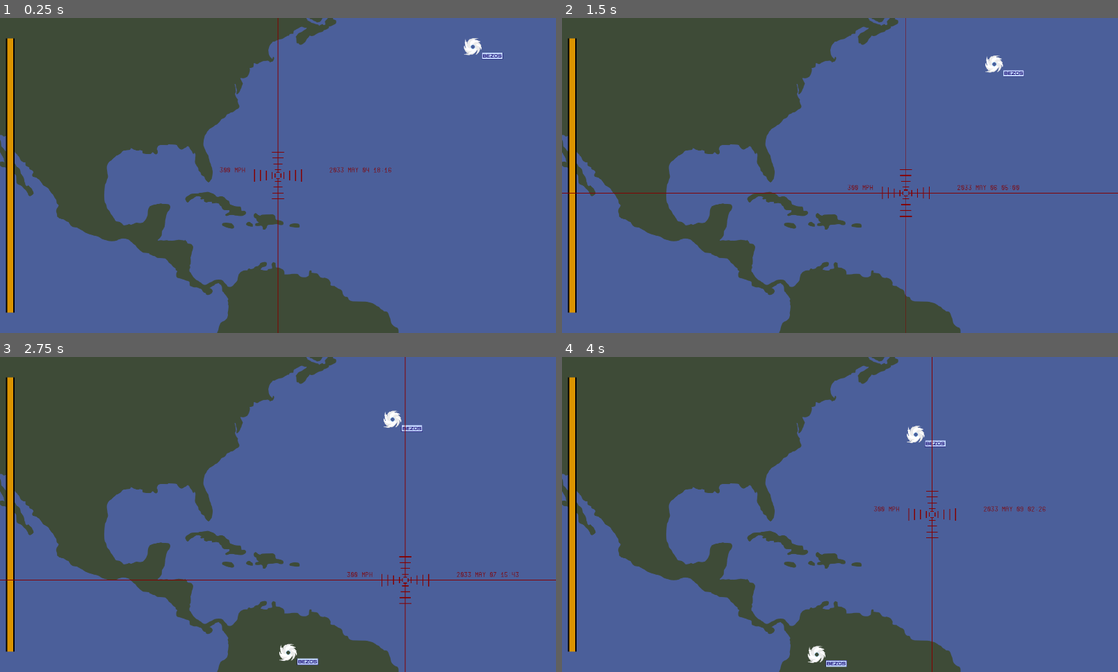
Above: before the commit, frames 1-4 (two rows, left to right).
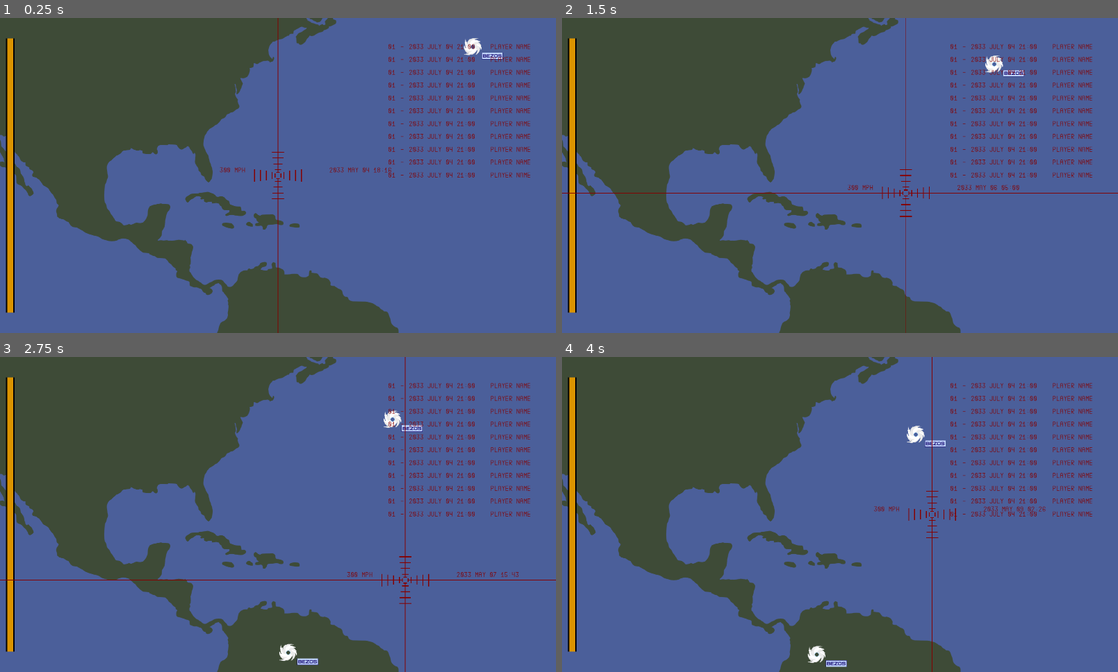
Above: after the commit, the same moments.

Repository: nschrag/BigHurricaneHunter
Game: Godot game, scene res://Map02.tscn
The game is run twice, just before and just after one commit, with the same random seed, the same clock (stepped at 60 frames per second) and the same inputs.
Inputs:
- Up to frame 1 (0.25 s): no input
- Up to frame 2 (1.5 s): hold Right (ui_right) 0.53-1.28 s; hold Down (ui_down) from 1.28 s (still down)
- Up to frame 3 (2.75 s): release Down (ui_down) at 2.03 s; hold Right (ui_right) from 2.03 s (still down)
- Up to frame 4 (4 s): release Right (ui_right) at 2.78 s; hold Up (ui_up) 2.78-3.53 s; hold Left (ui_left) from 3.53 s (still down)

The runs differ from the first frame. In frame 1, 1.5% of the frame differs, in the area x 69-96%, y 8-51%; in frame 2, 1.5%; in frame 3, 1.5%; in frame 4, 1.5%.

Commit message:
forgot this

Diff:
--- a/Map02.tscn
+++ b/Map02.tscn
@@ -8,6 +8,9 @@
 [ext_resource type="Script" uid="uid://di76tdib2131s" path="res://Rotate.gd" id="5_s8noj"]
 [ext_resource type="Texture2D" uid="uid://n73lyqd54tiv" path="res://Particle02.png" id="6_s8noj"]
 [ext_resource type="Script" uid="uid://cg7t6roe51n7b" path="res://DamageMeter.gd" id="8_6k02l"]
+[ext_resource type="Theme" uid="uid://mj45j2a4x55k" path="res://UITheme.tres" id="9_vv0lo"]
+[ext_resource type="Script" uid="uid://rricbw2gx26i" path="res://HighScoreDisplay.gd" id="10_q5vca"]
+[ext_resource type="PackedScene" uid="uid://c0tx30da0bbm4" path="res://HighScoreEntryUI.tscn" id="11_vv0lo"]
 
 [sub_resource type="Curve" id="Curve_s8noj"]
 _data = [Vector2(0, 0), 0.0, 0.0, 0, 0, Vector2(0.316177, 1), 0.142148, 0.142148, 0, 0, Vector2(0.75, 1), 0.0, 0.0, 0, 0, Vector2(1, 0), 0.0, 0.0, 0, 0]
@@ -56,7 +59,7 @@
 [node name="Node2D" type="Node2D" parent="."]
 visible = false
 position = Vector2(272, -195)
-rotation = 152170.0
+rotation = 253272.0
 script = ExtResource("5_s8noj")
 active = true
 rate = 1.0
@@ -88,6 +91,18 @@
 width = 20.0
 default_color = Color(0.858824, 0.580392, 0, 1)
 
+[node name="VFlowContainer" type="VFlowContainer" parent="."]
+offset_left = 376.0
+offset_top = -454.0
+offset_right = 951.0
+offset_bottom = 197.0
+theme = ExtResource("9_vv0lo")
+script = ExtResource("10_q5vca")
+entry = ExtResource("11_vv0lo")
+
+[node name="HFlowContainer" parent="VFlowContainer" instance=ExtResource("11_vv0lo")]
+layout_mode = 2
+
 [connection signal="body_entered" from="Map01/Area2D" to="Map01/Area2D" method="_on_body_entered"]
 [connection signal="body_exited" from="Map01/Area2D" to="Map01/Area2D" method="_on_body_exited"]
 [connection signal="total_damage_changed" from="Map01/Area2D" to="DamageMeter" method="_on_total_damage_changed"]
Not shown: 1 places in Map02.tscn that only renumber resources
